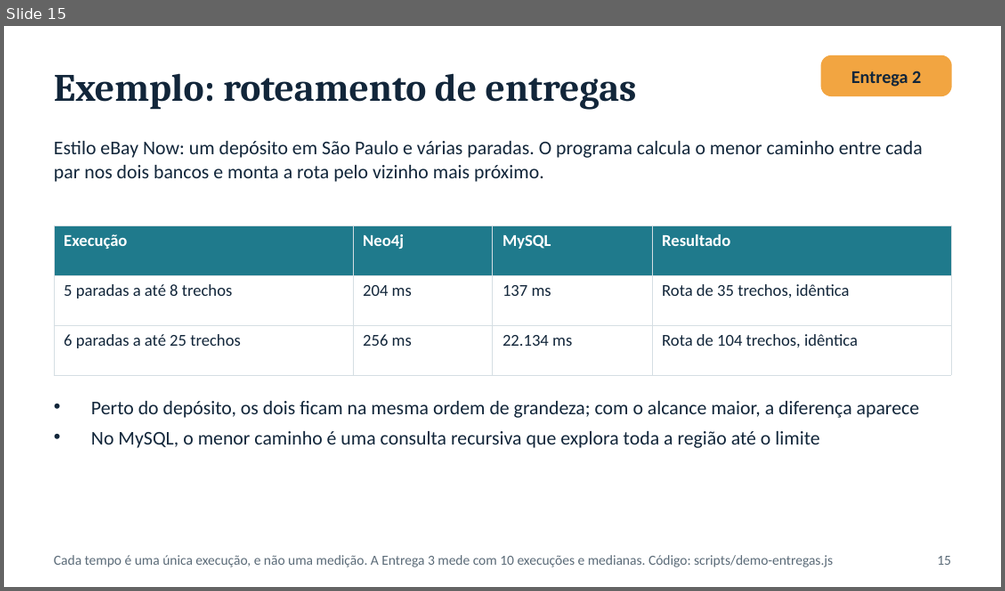
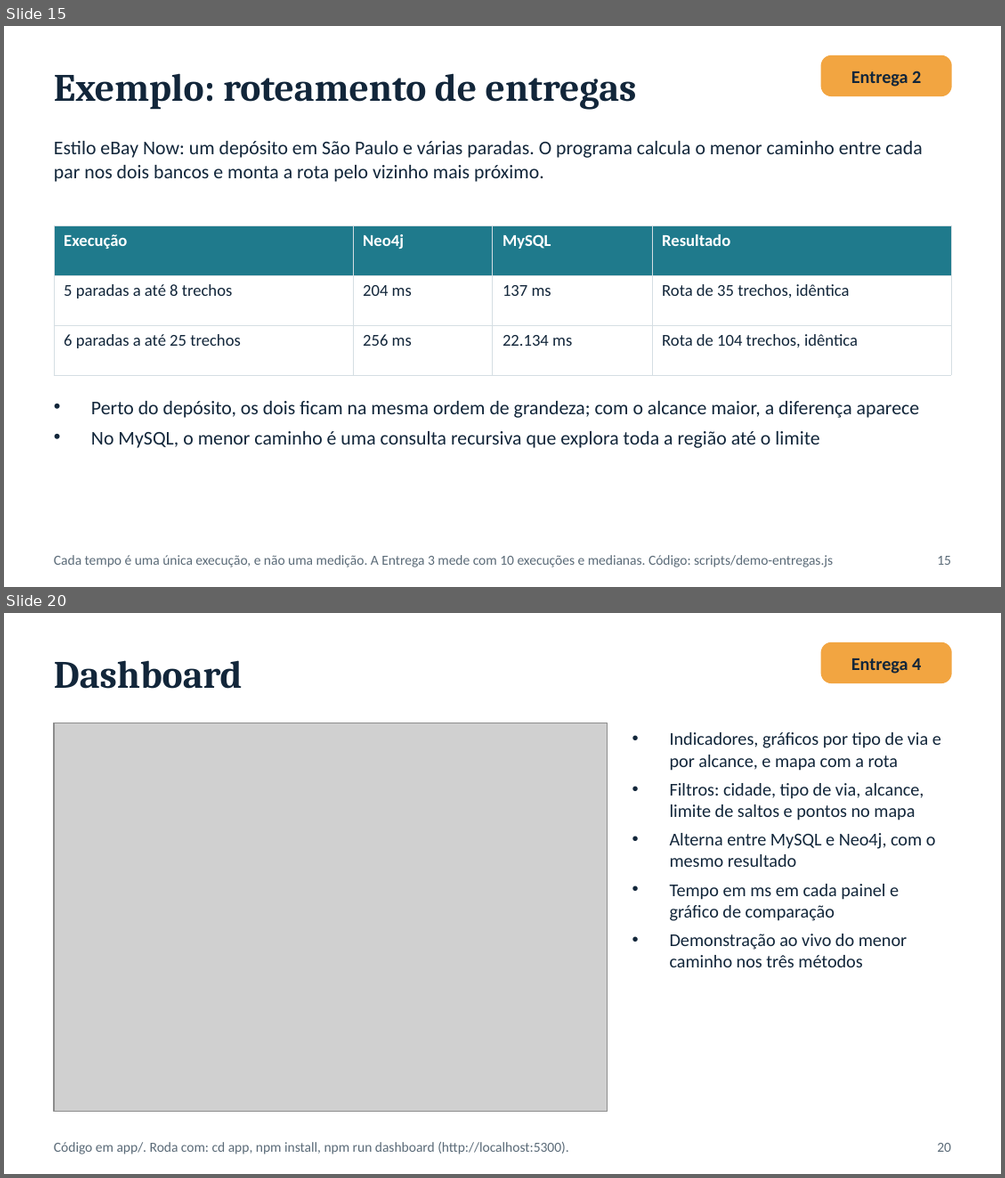
Before and after one commit to Sofyaolvs/projeto3-nosql-grafos, a slide deck: Entrega1-Projeto3-NoSQL-Grafos.pptx. Shown one above the other, each under a label of ours: slide 15 before the commit, slides 15 and 20 after it; the slides between them are not shown. The pictures are 1005x591 and 1005x1178 pixels, drawn with LibreOffice and Linux fonts; fonts in the diff are those of the drawing; grey boxes stand for pictures. Boxes give left, top, right and bottom in pixels: in the first picture for what was removed or moved away, otherwise in the second. Text is boxed around its words. In the diff, an @@ line names an element or a change of style, - is before the commit and + after.

Commit message:
docs: resultados dos experimentos, documento e slides das Entregas 3 e 4, README do app
Resultados brutos (medicoes.csv, resumo.json, ambiente.json) de 1.998 medicoes
em Sao Paulo, com 0 divergencias entre os metodos.
Documento Entrega3e4 gerado a partir dos resultados, 6 slides novos (16 a 21),
capturas do dashboard e README do app com como testar e como apresentar.

```diff
--- a/Entrega1-Projeto3-NoSQL-Grafos.pptx
+++ b/Entrega1-Projeto3-NoSQL-Grafos.pptx
@@ slide 20 added at [4, 613, 1001, 1174], background #FFFFFF @@
@@ text added at [54, 660, 243, 689], 28 pt, text #12263A, bold @@
+Dashboard
@@ rounded rectangle added at [821, 643, 951, 682], fill #F2A541, outline #F2A541 1 pt @@
@@ text added at [851, 658, 921, 674], 13 pt, text #12263A, bold @@
+Entrega 4
@@ picture added at [54, 722, 607, 1111] @@
@@ text added at [670, 732, 941, 967], 13 pt, text #12263A @@
+• Indicadores, gráficos por tipo de via e por alcance, e mapa com a rota
+• Filtros: cidade, tipo de via, alcance, limite de saltos e pontos no mapa
+• Alterna entre MySQL e Neo4j, com o mesmo resultado
+• Tempo em ms em cada painel e gráfico de comparação
+• Demonstração ao vivo do menor caminho nos três métodos
@@ text added at [54, 1142, 569, 1154], 10 pt, text #5B6B78 @@
+Código em app/. Roda com: cd app, npm install, npm run dashboard (http://localhost:5300).
@@ text added at [937, 1143, 951, 1151], 10 pt, text #5B6B78 @@
+20
```
Also in this commit, not shown: 2 slides changed, 5 other slides added, 12 other files.
